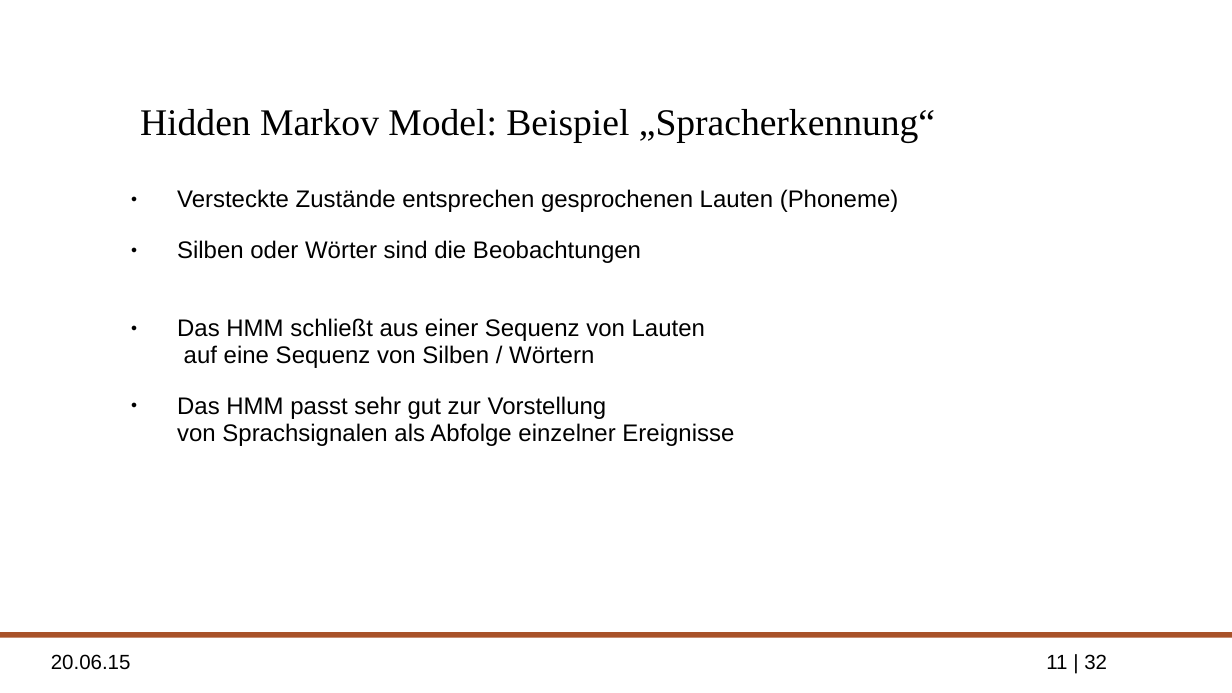
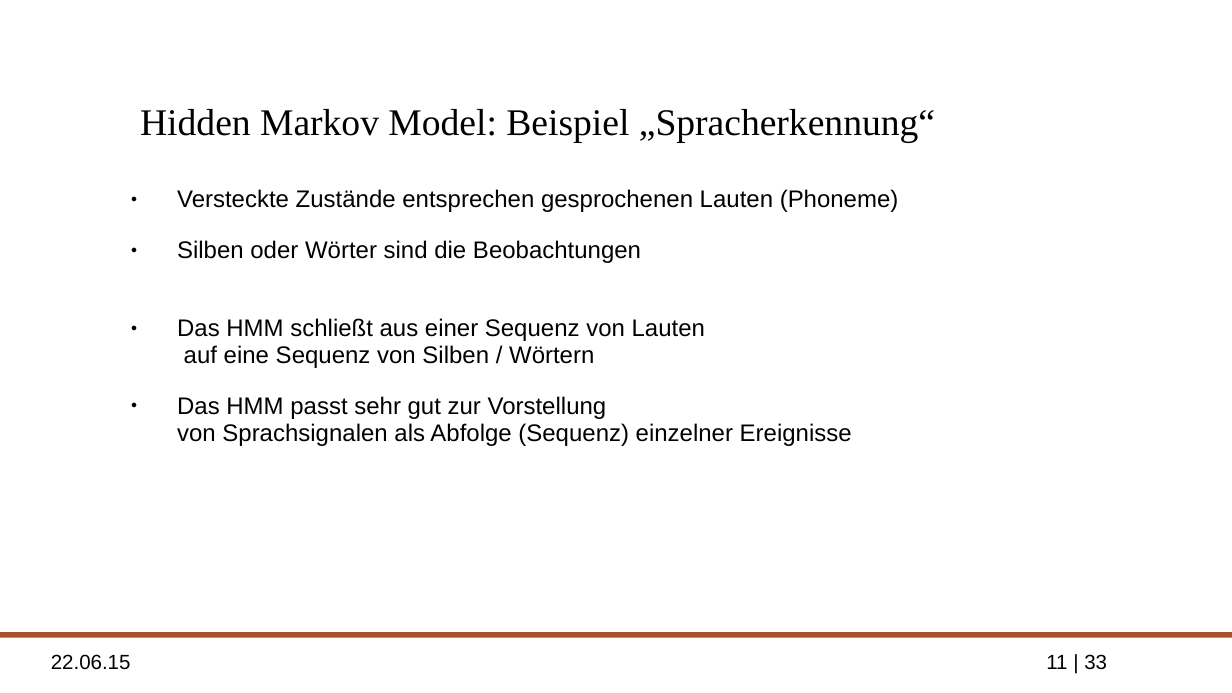
Before and after one commit to ppasler/Formale-Methoden-HMM, a slide deck: slide 11 of presentation/formale_methoden_hmm_pasler_presentation.odp. Drawn at 1232x693 pixels with LibreOffice and Linux fonts; fonts in the diff are those of the drawing; background and template pictures are left out. Boxes give left, top, right and bottom in pixels: in the first picture for what was removed or moved away, otherwise in the second. Text is boxed around its words. In the diff, an @@ line names an element or a change of style, - is before the commit and + after.

```diff
--- a/presentation/formale_methoden_hmm_pasler_presentation.odp
+++ b/presentation/formale_methoden_hmm_pasler_presentation.odp
@@ text at [177,396,852,446]: text changed @@
-● Das HMM passt sehr gut zur Vorstellung
-  von Sprachsignalen als Abfolge einzelner Ereignisse
+● Das HMM passt sehr gut zur Vorstellung
+  von Sprachsignalen als Abfolge (Sequenz) einzelner Ereignisse
@@ text at [51,654,131,670]: text changed @@
-20.06.15
+22.06.15
@@ page number at [1046,654,1107,670]: text changed @@
-11 | 32
+11 | 33
```
Also in this commit, not shown: 30 other slides changed, 1 slide added, 1 other file.
